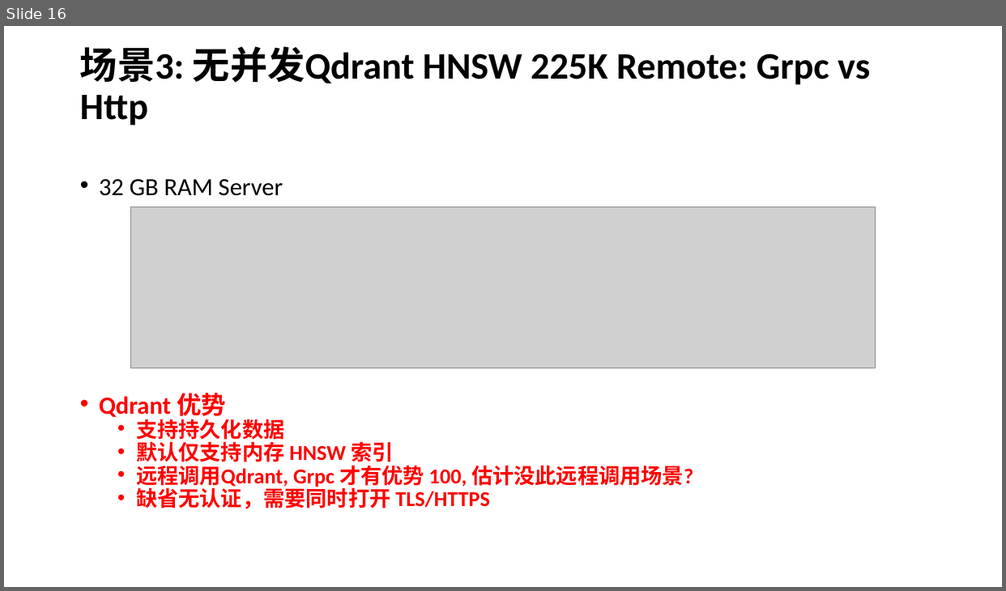
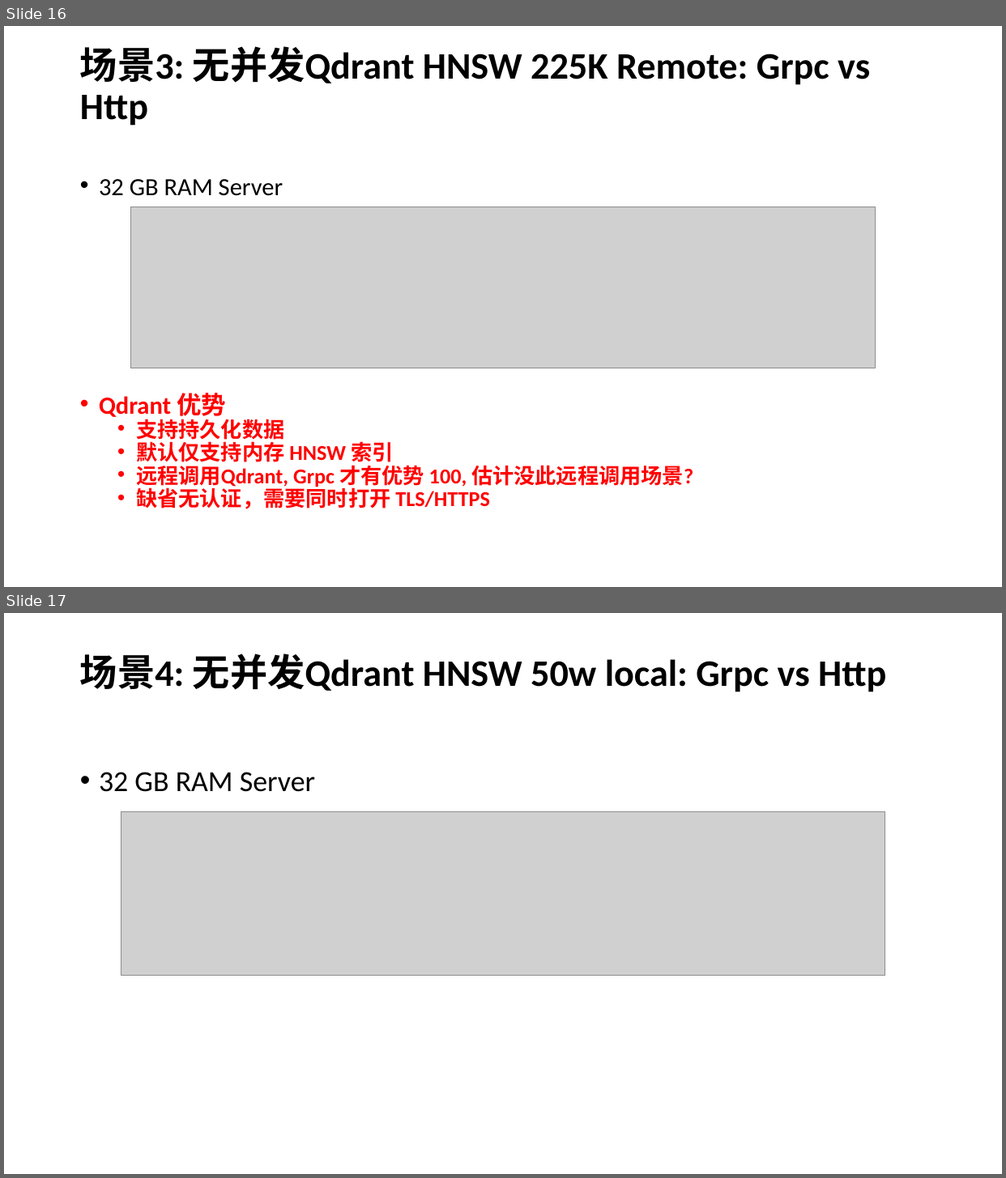
Before and after one commit to AwesomeYuer/PostgreSQL.PgVector.Performance, a slide deck: Vector.DataBases.And.Performance.Awesome.Yuer.pptx. Shown one above the other, each under a label of ours: slide 16 before the commit, slides 16 and 17 after it. The pictures are 1006x591 and 1006x1178 pixels, drawn with LibreOffice and Linux fonts; fonts in the diff are those of the drawing; grey boxes stand for pictures. Boxes give left, top, right and bottom in pixels: in the first picture for what was removed or moved away, otherwise in the second. Text is boxed around its words. In the diff, an @@ line names an element or a change of style, - is before the commit and + after.

```diff
--- a/Vector.DataBases.And.Performance.Awesome.Yuer.pptx
+++ b/Vector.DataBases.And.Performance.Awesome.Yuer.pptx
@@ slide 17 added at (4, 613, 1002, 1174), background #FFFFFF @@
@@ title added at (80, 653, 886, 692), 36 pt, text #000000, bold @@
+场景4: 无并发Qdrant HNSW 50w local: Grpc vs Http
@@ text added at (99, 772, 315, 792), 28 pt, text #000000 @@
+• 32 GB RAM Server
@@ picture added at (121, 812, 885, 976) @@
```
Also in this commit, not shown: 1 other file.
